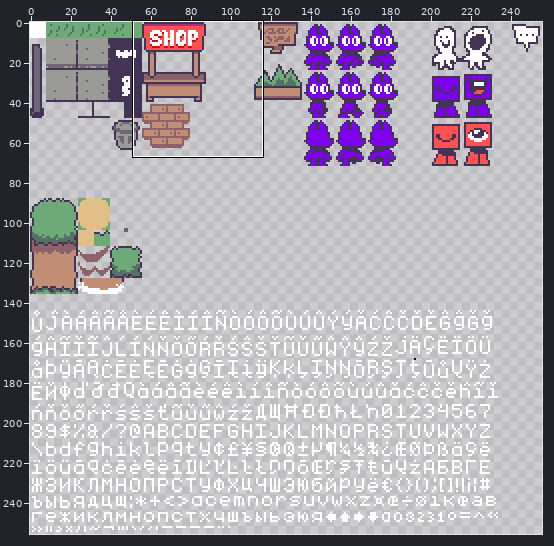
One commit to this sprite sheet: assets/atl_main.png. Above, an overview of the earlier version with the close-up marked.
Close-up. Earlier state:
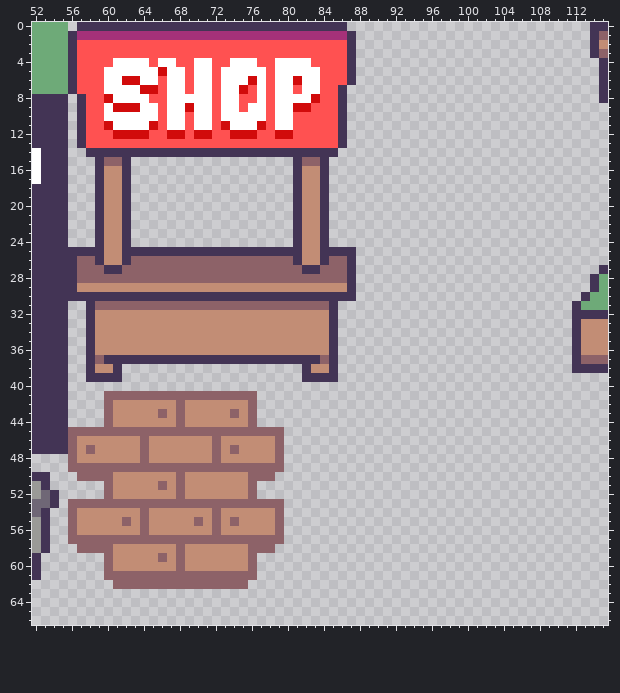
The file is 256x256 pixels. Shown: x 52..115, y 0..66.
The same view after the edit:
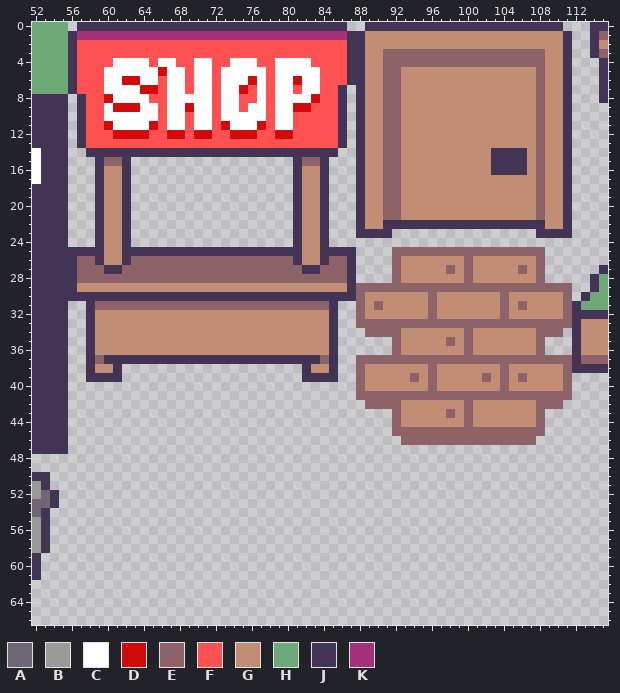
Palette (. is transparent): A #6f6776  B #9a9a97  C #ffffff  D #d10b0b  E #8d6268  F #ff5151  G #c28d75  H #6eaa78  J #433455  K #a43179
The exact change:
Changed rows in their new state; - is an unchanged pixel.
first column x 56:
 0 ---------------------------------JJJJJJJJJJJJJJJJJJJJJJ-
 1 --------------------------------JGGGGGGGGGGGGGGGGGGGGGGJ
 2 --------------------------------JGGGGGGGGGGGGGGGGGGGGGGJ
 3 --------------------------------JGGEEEEEEEEEEEEEEEEEEGGJ
 4 --------------------------------JGGEEEEEEEEEEEEEEEEEEGGJ
 5 --------------------------------JGGEEGGGGGGGGGGGGGGGEGGJ
 6 --------------------------------JGGEEGGGGGGGGGGGGGGGEGGJ
 7 --------------------------------JGGEEGGGGGGGGGGGGGGGEGGJ
 8 --------------------------------JGGEEGGGGGGGGGGGGGGGEGGJ
 9 --------------------------------JGGEEGGGGGGGGGGGGGGGEGGJ
10 --------------------------------JGGEEGGGGGGGGGGGGGGGEGGJ
11 --------------------------------JGGEEGGGGGGGGGGGGGGGEGGJ
12 --------------------------------JGGEEGGGGGGGGGGGGGGGEGGJ
13 --------------------------------JGGEEGGGGGGGGGGGGGGGEGGJ
14 --------------------------------JGGEEGGGGGGGGGGJJJJGEGGJ
15 --------------------------------JGGEEGGGGGGGGGGJJJJGEGGJ
16 --------------------------------JGGEEGGGGGGGGGGJJJJGEGGJ
17 --------------------------------JGGEEGGGGGGGGGGGGGGGEGGJ
18 --------------------------------JGGEEGGGGGGGGGGGGGGGEGGJ
19 --------------------------------JGGEEGGGGGGGGGGGGGGGEGGJ
20 --------------------------------JGGEEGGGGGGGGGGGGGGGEGGJ
21 --------------------------------JGGEEGGGGGGGGGGGGGGGEGGJ
22 --------------------------------JGGJJJJJJJJJJJJJJJJJJGGJ
23 --------------------------------JJJJ----------------JJJJ
25 ------------------------------------EEEEEEEEEEEEEEEEE---
26 ------------------------------------EGGGGGGGEGGGGGGGE---
27 ------------------------------------EGGGGGEGEGGGGGEGE---
28 ------------------------------------EGGGGGGGEGGGGGGGE---
29 --------------------------------EEEEEEEEEEEEEEEEEEEEEEEE
30 --------------------------------EGGGGGGGEGGGGGGGEGGGGGGE
31 --------------------------------EGEGGGGGEGGGGGGGEGEGGGGE
32 --------------------------------EGGGGGGGEGGGGGGGEGGGGGGE
33 --------------------------------EEEEEEEEEEEEEEEEEEEEEEEE
34 ---------------------------------EEEEGGGGGGGEGGGGGGGEEE-
35 ------------------------------------EGGGGGEGEGGGGGGGE---
36 ------------------------------------EGGGGGGGEGGGGGGGE---
37 --------------------------------EEEEEEEEEEEEEEEEEEEEEEEE
38 --------------------------------EGGGGGGGEGGGGGGGEGGGGGGE
39 --------------------------------EGGGGGEGEGGGGGEGEGEGGGGE
40 --------------------------------EGGGGGGGEGGGGGGGEGGGGGGE
41 ----.................-----------EEEEEEEEEEEEEEEEEEEEEEEE
42 ----.................------------EEEEGGGGGGGEGGGGGGGEEE-
43 ----.................---------------EGGGGGEGEGGGGGGGE---
44 ----.................---------------EGGGGGGGEGGGGGGGE---
45 ........................------------EEEEEEEEEEEEEEEEE---
46 ........................-------------EEEEEEEEEEEEEEE----
47 ........................--------------------------------
48 ........................--------------------------------
49 ........................--------------------------------
50 -......................---------------------------------
51 ----.................-----------------------------------
52 ----.................-----------------------------------
53 ........................--------------------------------
54 ........................--------------------------------
55 ........................--------------------------------
56 ........................--------------------------------
57 ........................--------------------------------
58 -......................---------------------------------
59 ----.................-----------------------------------
60 ----.................-----------------------------------
61 ----.................-----------------------------------
62 -----...............------------------------------------
